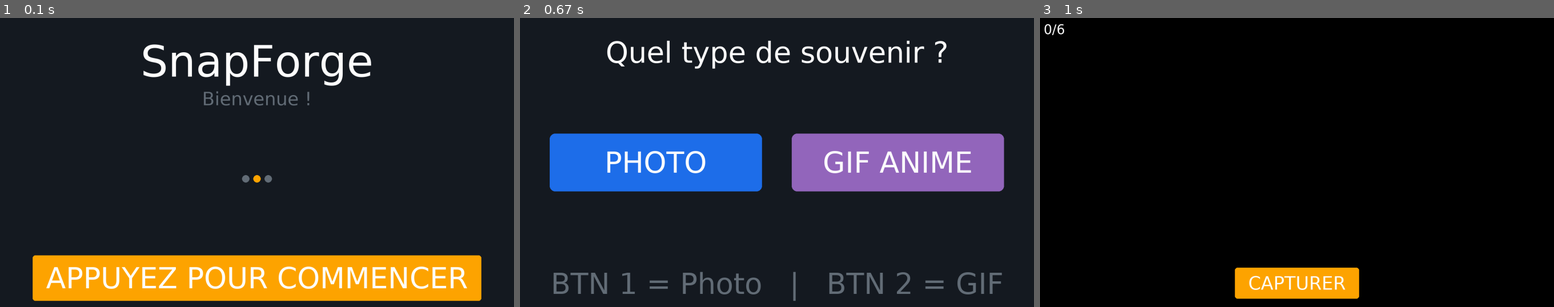
Above: before the commit, frames 1-3 (left to right).
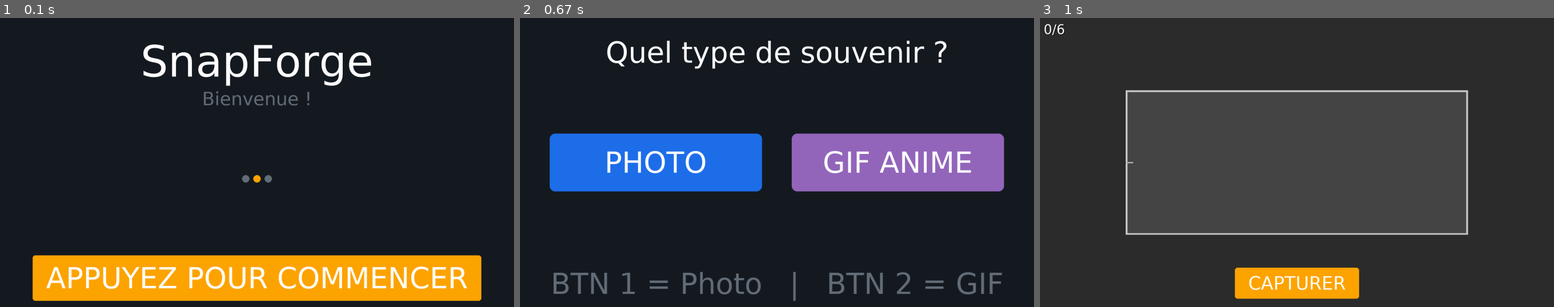
Above: after the commit, the same moments.

Repository: gdrau/SnapForge
Game: pygame game, started from src/app.py
Same seed, same stepped clock (60 frames per second), same inputs: the game is played once before the commit and once after it.
Inputs:
- Up to frame 1 (0.1 s): no input
- Up to frame 2 (0.67 s): click "APPUYEZ POUR COMMENCER" at 0.38 s
- Up to frame 3 (1 s): click "GIF ANIME" at 0.72 s

Frames 1-2 are identical in both runs. In frame 3, 97% of the frame differs, in the area x 0-100%, y 0-100%.

Commit message:
GIF animé : affichage "Souriez !" entre captures + délai configurable
- Remplace le compteur "Image N/6" par "Souriez !" entre chaque prise GIF
- Nouveau paramètre gif.delay_between_frames_seconds (défaut 1.0 s)
  en remplacement de delay_between_frames_ms
- Réglage accessible dans le menu admin > GIF animé (0.5 à 3.0 s)

Co-Authored-By: Claude Sonnet 4.6 <noreply@anthropic.com>

Diff:
--- a/config.example.yaml
+++ b/config.example.yaml
@@ -75,7 +75,7 @@
 gif:
   enabled: true              # Afficher le bouton "GIF ANIMÉ" sur l'écran de choix
   frames_count: 6            # Nombre d'images capturées
-  delay_between_frames_ms: 300  # Délai entre deux captures (ms)
+  delay_between_frames_seconds: 1.0  # Délai entre deux captures (secondes)
   frame_duration_ms: 180     # Durée d'affichage de chaque frame dans le GIF (ms)
   loop: 0                    # 0 = boucle infinie
   resize_width: 720          # Largeur max du GIF (pour limiter le poids)
--- a/src/state_machine.py
+++ b/src/state_machine.py
@@ -252,9 +252,9 @@
                     self._go(State.PROCESSING)
             else:
                 if self._session.is_gif_mode:
-                    # Capture rapide : délai court, pas de compte à rebours
-                    delay = self._config.get("gif.delay_between_frames_ms", 300) / 1000
-                    self._ui.show_gif_frame_counter(n, total)
+                    # Délai configurable entre captures GIF, "Souriez !" visible avant le flash
+                    delay = float(self._config.get("gif.delay_between_frames_seconds", 1.0))
+                    self._ui.show_smile()
                     time.sleep(delay)
                     self._go(State.CAPTURE)
                 else:
@@ -495,6 +495,8 @@
             "carousel_enabled":  self._config.get("home_carousel.enabled", True),
             "carousel_mode":     self._config.get("home_carousel.mode", "table"),
             "carousel_interval": int(self._config.get("home_carousel.interval_seconds", 4)),
+            # GIF animé
+            "gif_delay_s":   float(self._config.get("gif.delay_between_frames_seconds", 1.0)),
             # Export USB
             "usb_enabled":   bool(self._config.get("usb_export.enabled", False)),
             # Metadata UI
@@ -545,6 +547,7 @@
             "home_carousel.mode":          settings.get("carousel_mode", "table"),
             "home_carousel.interval_seconds": int(settings.get("carousel_interval", 4)),
             "usb_export.enabled":             bool(settings.get("usb_enabled", False)),
+            "gif.delay_between_frames_seconds": float(settings.get("gif_delay_s", 1.0)),
         }
         for key, val in updates.items():
             self._config.set(key, val)
--- a/src/ui/pygame_ui.py
+++ b/src/ui/pygame_ui.py
@@ -645,6 +645,8 @@
                  "desc": "Formats · Templates · Titres"},
                 {"type": "nav", "label": "Configuration",       "target": "general",
                  "desc": "Nom du photobooth · Délai"},
+                {"type": "nav", "label": "GIF animé",            "target": "gif",
+                 "desc": "Délai entre photos"},
                 {"type": "nav", "label": "Export USB",           "target": "usb",
                  "desc": "Copie des photos sur clé USB"},
                 {"type": "nav", "label": "Diagnostic GPIO",     "target": "gpio",
@@ -710,6 +712,15 @@
                  "fmt": fmt_px},
                 {"type": "sep"},
                 {"type": "cycle", "label": "Compte à rebours",  "key": "countdown", "values": [2,3,5,10], "fmt": fmt_s},
+                {"type": "sep"},
+                {"type": "back"},
+            ]
+
+        if page == "gif":
+            return [
+                {"type": "cycle", "label": "Délai entre photos", "key": "gif_delay_s",
+                 "values": [0.5, 1.0, 1.5, 2.0, 2.5, 3.0],
+                 "fmt": lambda v: f"{v} s"},
                 {"type": "sep"},
                 {"type": "back"},
             ]
@@ -1360,15 +1371,10 @@
         total = self._info.get("total", 0)
         self._shadow_txt(f"{total - remaining}/{total}", "sm", _WHITE, 14, 14)
 
-        cd          = self._info.get("countdown", 0)
-        smile       = self._info.get("smile", False)
-        gif_counter = self._info.get("gif_counter", "")
+        cd    = self._info.get("countdown", 0)
+        smile = self._info.get("smile", False)
         if smile:
             self._shadow_txt("Souriez !", "xl", _ACCENT,
-                             self._w // 2, self._h // 2, cx=True)
-        elif gif_counter:
-            # Mode GIF : compteur de frames "Image 3/6"
-            self._shadow_txt(gif_counter, "lg", _ACCENT,
                              self._w // 2, self._h // 2, cx=True)
         elif cd > 0:
             self._shadow_txt(str(cd), "xxl", _WHITE, self._w // 2, self._h // 2, cx=True)
